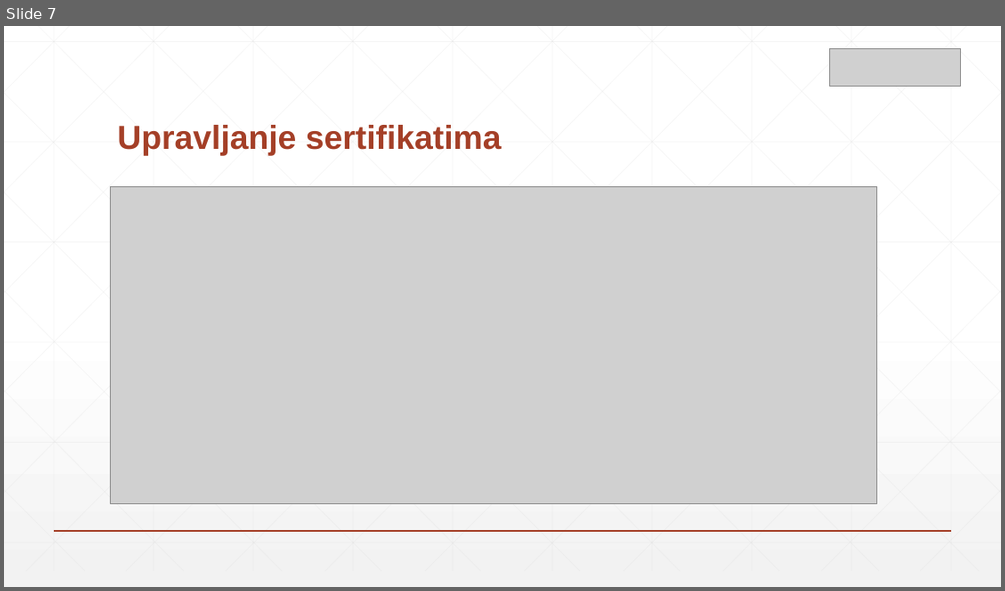
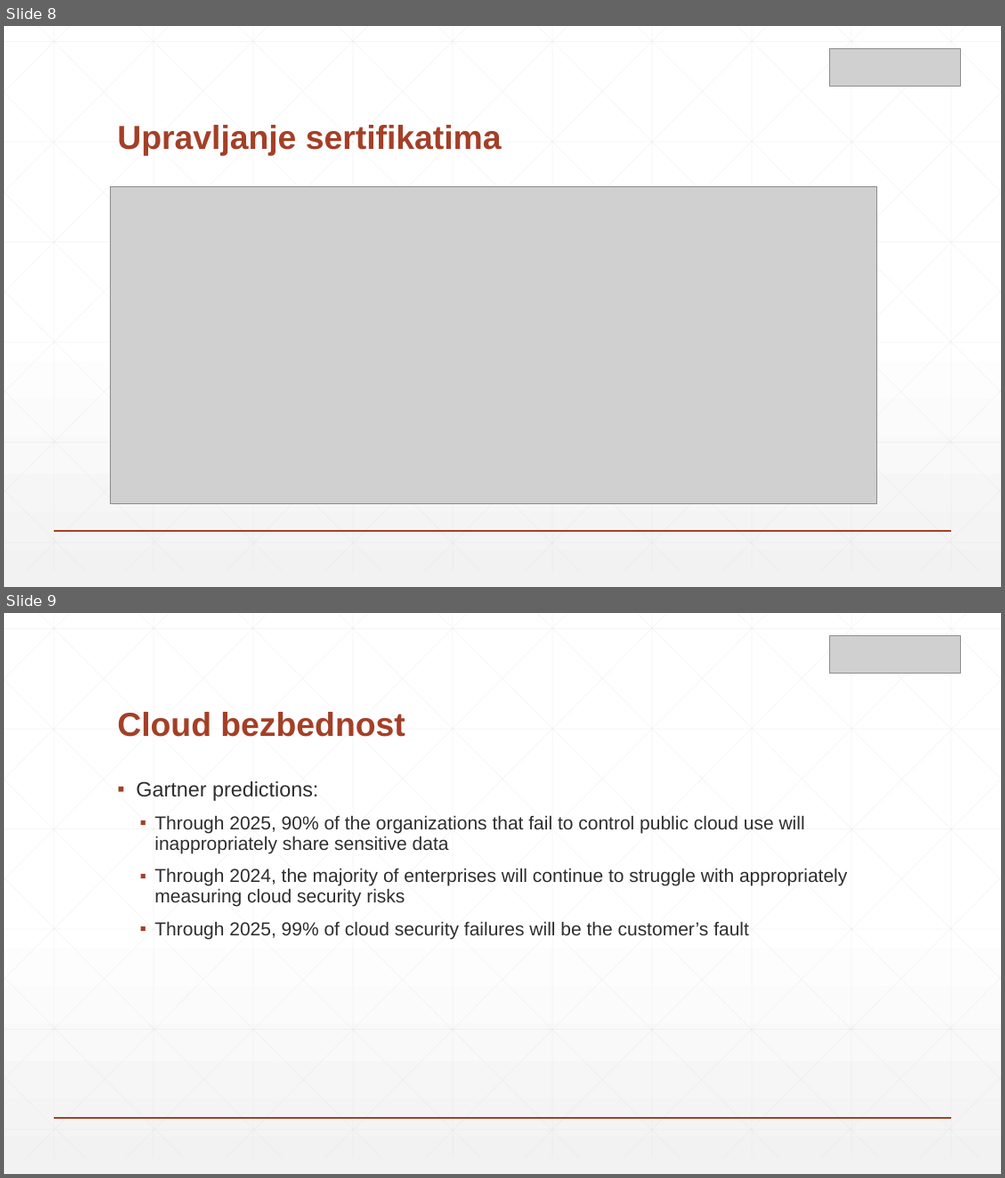
Before and after one commit to zsrdjan/presentations, a slide deck: azure-meetup-key-vault/presentation.pptx. Shown one above the other, each under a label of ours: slide 7 before the commit, slides 8 and 9 after it. The pictures are 1005x591 and 1005x1178 pixels, drawn with LibreOffice and Linux fonts; fonts in the diff are those of the drawing; grey boxes stand for pictures. Boxes give left, top, right and bottom in pixels: in the first picture for what was removed or moved away, otherwise in the second. Text is boxed around its words. In the diff, an @@ line names an element or a change of style, - is before the commit and + after.

```diff
--- a/azure-meetup-key-vault/presentation.pptx
+++ b/azure-meetup-key-vault/presentation.pptx
@@ slide 9 added at (x1=4, y1=613, x2=1001, y2=1174), background gradient #FFFFFF to #F2F2F2; not listed: 47 template elements that a slide beside it also shows @@
@@ picture added at (x1=830, y1=635, x2=961, y2=673) @@
@@ title added at (x1=117, y1=712, x2=404, y2=737), 32 pt, text #A43F27, bold @@
+Cloud bezbednost
@@ text added at (x1=136, y1=781, x2=847, y2=939), 18 pt, text #2D2E2D @@
+▪ Gartner predictions:
+  ▪ Through 2025, 90% of the organizations that fail to control public cloud use will inappropriately share sensitive data
+  ▪ Through 2024, the majority of enterprises will continue to struggle with appropriately measuring cloud security risks
+  ▪ Through 2025, 99% of cloud security failures will be the customer’s fault
@@ what was slide 7 is now slide 8 @@
```
Also in this commit, not shown: 3 slides changed, 7 other slides added, 9 slides removed.
